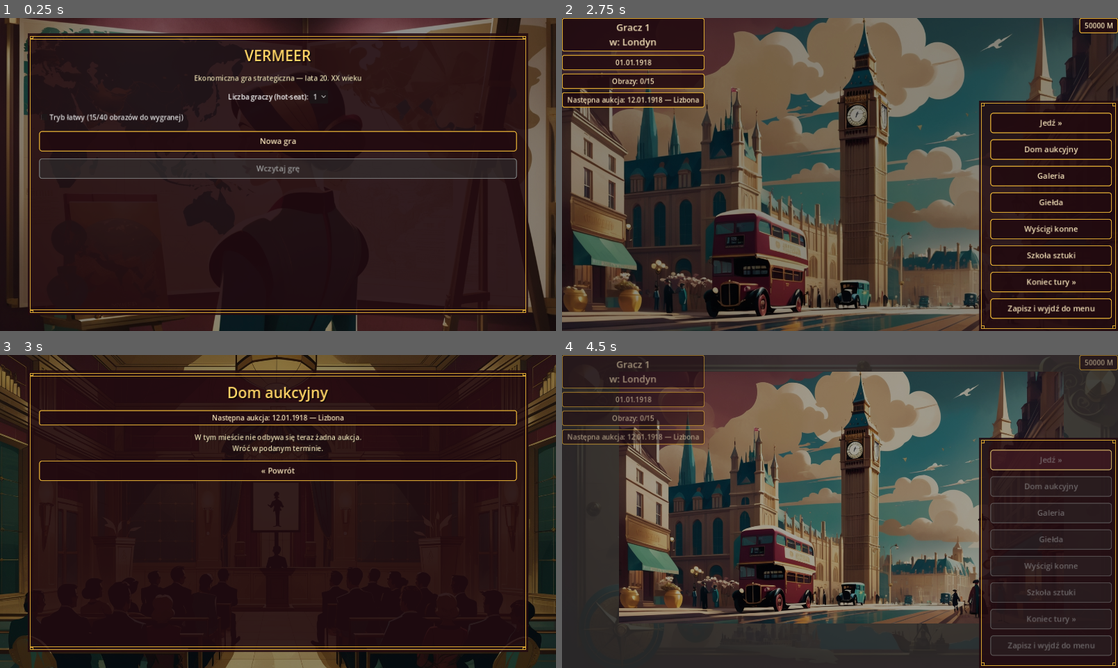
Above: before the commit, frames 1-4 (two rows, left to right).
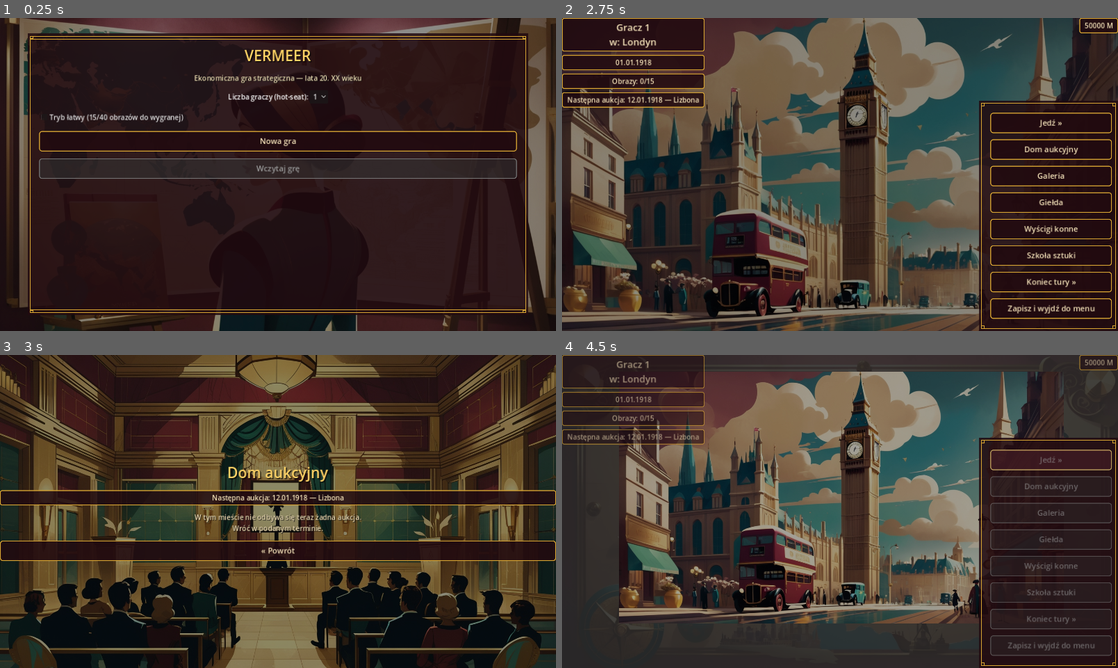
Above: after the commit, the same moments.

Repository: cinekm20/the-forger-retro-tycoon
Game: Godot game, scene res://scenes/main_menu/MainMenu.tscn
Two runs of this game, one before a commit and one after it. Both use one fixed random seed, a clock stepped at 60 frames per second and the inputs below.
Inputs:
- Up to frame 1 (0.25 s): no input
- Up to frame 2 (2.75 s): click "1" at 0.5 s; click "Tryb łatwy (15/40 obrazów do …" at 1.25 s; click "Nowa gra" at 2 s
- Up to frame 3 (3 s): click "Dom aukcyjny" at 2.75 s
- Up to frame 4 (4.5 s): click "« Powrót" at 3.5 s; click "Jedź »" at 4.25 s

Frames 1-2 are identical in both runs. In frame 3, 48% of the frame differs, in the area x 0-100%, y 4-95%; in frame 4, nothing differs.

Commit message:
Dom aukcyjny: usuń ozdobną ramkę na cały ekran, zostaw tylko skrzynkę podbijania
Ekran nie korzysta już z make_root(use_menu_frame=true) — treść leży
bezpośrednio na tle, bez dużej złotej ramki i ScrollContainera. Jedyna
oprawiona skrzynka to panel podbijania oferty w prawym dolnym rogu.
Zmniejszony obraz (300x300) i ukrywanie pustego wiersza ostrzeżenia, żeby
treść zmieściła się bez przycinania na ekranie bez scrolla.

Diff:
--- a/game/scenes/auction_house/AuctionHouse.gd
+++ b/game/scenes/auction_house/AuctionHouse.gd
@@ -33,17 +33,22 @@
 var bid_btn: Button
 var resolve_btn: Button
 
-## Większy niż poprzednio (220) — użytkownik zgłosił, że obraz musi być
-## "super widoczny". Bez oprawionej ramki dookoła (patrz _build_active_auction_ui)
-## nie trzeba już odejmować miejsca na gruby border/padding, więc może być
-## jeszcze większy niż przy poprzedniej, oprawionej wersji.
-const PAINTING_DISPLAY_SIZE := Vector2(380, 380)
+## Większy niż pierwotne 220 — użytkownik zgłosił, że obraz musi być "super
+## widoczny". Nie większy niż 300: ekran nie ma już ramki+ScrollContainer
+## (użytkownik: "nie ma być ramki na cały ekran"), więc treść musi zmieścić
+## się w jednym, niescrollowanym widoku bez przycinania dolnych przycisków.
+const PAINTING_DISPLAY_SIZE := Vector2(300, 300)
 
 
 func _ready() -> void:
 	ScreenHelpers.make_background(self, "res://art/backgrounds/auction_house.jpg")
 
-	var root := ScreenHelpers.make_root(self)
+	## use_menu_frame=false: użytkownik zgłosił, że ozdobna ramka na cały
+	## ekran (ta sama co w Hub/TravelMap) tu tylko przeszkadzała — ma zostać
+	## WYŁĄCZNIE oprawiona skrzynka do podbijania oferty w prawym dolnym rogu
+	## (make_root_bottom w _build_active_auction_ui, osobny wywołanie, dalej
+	## z use_menu_frame=true), reszta ekranu leży bezpośrednio na tle.
+	var root := ScreenHelpers.make_root(self, false)
 	ScreenHelpers.make_title(root, "Dom aukcyjny")
 	ScreenHelpers.make_turn_indicator(root)
 
@@ -242,10 +247,12 @@
 	var texture_path := Paintings.get_texture_path(current_number)
 	painting_texture_rect.texture = load(texture_path) if ResourceLoader.exists(texture_path) else null
 
+	## visible = false (nie tylko pusty tekst) — bez ramki+ScrollContainer ten
+	## ekran ma ograniczoną wysokość, więc pusty wiersz niepotrzebnie zabierałby
+	## miejsce (separacja VBoxContainer nadal by się liczyła).
+	warning_label.visible = current_forgery_warning
 	if current_forgery_warning:
 		warning_label.text = "⚠ Szkoła Sztuki ostrzega: ten numer już masz w kolekcji — to może być podróbka!"
-	else:
-		warning_label.text = ""
 
 	var leader_text := "nikt"
 	if current_leader == "player":
